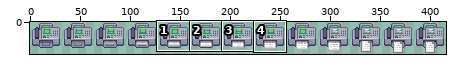
Sprite sheet -- Resources/Textures/Structures/Machines/fax_machine.rsi/printing.png. The picture above shows the old version from afar; the outline marks the close-up.
Close-up. As it was:
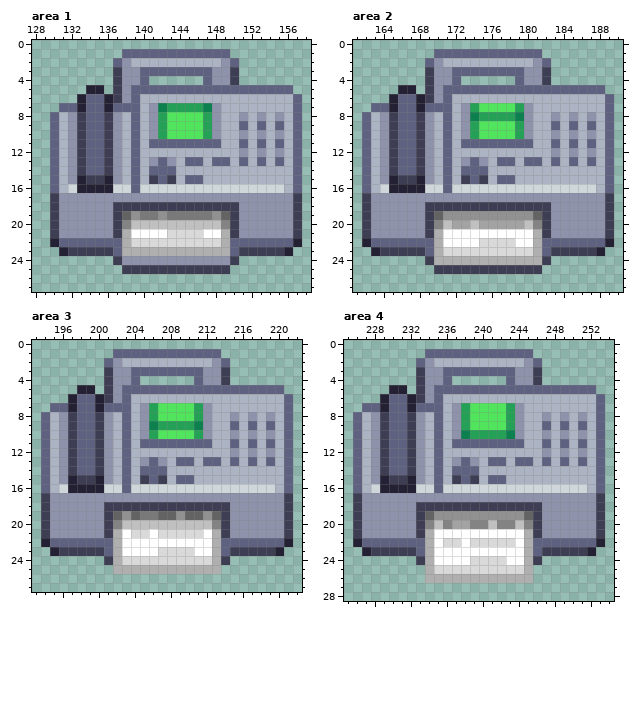
The file is 416x32 pixels. Colours within 5 levels of each other are drawn and written as one. Shown: area 1: x 128..158, y 0..27; area 2: x 161..190, y 0..27; area 3: x 193..222, y 0..27; area 4: x 225..254, y 0..28. The commit also changed other parts of the picture, which this record leaves out.
Now the later version:
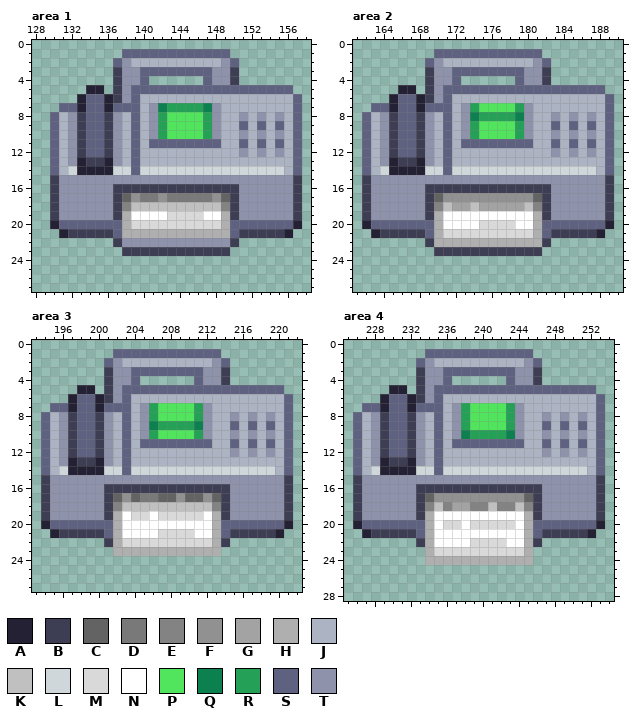
Palette (. is transparent): A #232133  B #3d3d54  C #636363  D #797979  E #838383  F #919191  G #a3a3a3  H #afafaf  J #acb3c2  K #c0c0c0  L #cfd7da  M #d9d9d9  N #ffffff  P #50e55d  Q #0d8050  R #24a157  S #5e6180  T #8e92ab
Difference:
Area 1:
y 13: x 133..136 BSSB -> ABBA; x 141..143 TST -> JJJ; x 145..146 SS -> JJ; x 148..149 SS -> JJ; x 151 S -> J; x 153 S -> J; x 155 S -> J
y 14: x 132..138 TBSSBTJ -> LAAAALL; x 140..155 JSSSJJJJJJJJJJJJ -> LLLLLLLLLLLLLLLL
y 15: x 130..131 SJ -> BT; x 133..136 ABBA -> TTTT; x 138..157 JSJBSBJSSJJJJJJJJJJS -> TTTTTTTTTTTTTTTTTTTB
y 16: x 130..157 SJLAAAALLSLLLLLLLLLLLLLLLLJS -> BTTTTTTBBBBBBBBBBBBBBTTTTTTB
y 17: x 137..150 TTTTTTTTTTTTTT -> BCFDDFDDDDDFCB
y 18: x 138..149 BBBBBBBBBBBB -> EKKKKKKKKKKE
y 19: x 138..149 CFDDFDDDDDFC -> HNNNNMMMMNNH
y 20: x 130..157 BTTTTTTBEKKKKKKKKKKEBTTTTTTB -> ASSSSSSSHMMMMMMMMMMHSSSSSSSA
y 21: x 130..137 BTTTTTTB -> .ABBBBBS; x 139..148 NNNNMMMMNN -> HHHHHHHHHH; x 150..157 BTTTTTTB -> SBBBBBA.
y 22: x 130..157 ASSSSSSSHMMMMMMMMMMHSSSSSSSA -> .......BTTTTTTTTTTTTB.......
y 23: x 131..156 ABBBBBSHHHHHHHHHHHHSBBBBBA -> .......BBBBBBBBBBBB.......
y 24: x 137..150 BTTTTTTTTTTTTB -> ..............
y 25: x 138..149 BBBBBBBBBBBB -> ............
Area 2:
y 13: x 165..168 BSSB -> ABBA; x 173..175 TST -> JJJ; x 177..178 SS -> JJ; x 180..181 SS -> JJ; x 183 S -> J; x 185 S -> J; x 187 S -> J
y 14: x 164..170 TBSSBTJ -> LAAAALL; x 172..187 JSSSJJJJJJJJJJJJ -> LLLLLLLLLLLLLLLL
y 15: x 162..163 SJ -> BT; x 165..168 ABBA -> TTTT; x 170..189 JSJBSBJSSJJJJJJJJJJS -> TTTTTTTTTTTTTTTTTTTB
y 16: x 162..189 SJLAAAALLSLLLLLLLLLLLLLLLLJS -> BTTTTTTBBBBBBBBBBBBBBTTTTTTB
y 17: x 169..182 TTTTTTTTTTTTTT -> BCFFFFFFFFFFCB
y 18: x 170..181 BBBBBBBBBBBB -> EKGGKGGGGGKE
y 19: x 170..181 CFFFFFFFFFFC -> HNNNNNNNNNNH
y 20: x 162..189 BTTTTTTBEKGGKGGGGGKEBTTTTTTB -> ASSSSSSSHNNNNMMMMNNHSSSSSSSA
y 21: x 162..169 BTTTTTTB -> .ABBBBBS; x 171..180 NNNNNNNNNN -> MMMMMMMMMM; x 182..189 BTTTTTTB -> SBBBBBA.
y 22: x 162..169 ASSSSSSS -> .......B; x 171..180 NNNNMMMMNN -> HHHHHHHHHH; x 182..189 SSSSSSSA -> B.......
y 23: x 163..188 ABBBBBSHMMMMMMMMMMHSBBBBBA -> .......BBBBBBBBBBBB.......
y 24: x 169..182 BHHHHHHHHHHHHB -> ..............
y 25: x 170..181 BBBBBBBBBBBB -> ............
Area 3:
y 13: x 197..200 BSSB -> ABBA; x 205..207 TST -> JJJ; x 209..210 SS -> JJ; x 212..213 SS -> JJ; x 215 S -> J; x 217 S -> J; x 219 S -> J
y 14: x 196..202 TBSSBTJ -> LAAAALL; x 204..219 JSSSJJJJJJJJJJJJ -> LLLLLLLLLLLLLLLL
y 15: x 194..195 SJ -> BT; x 197..200 ABBA -> TTTT; x 202..221 JSJBSBJSSJJJJJJJJJJS -> TTTTTTTTTTTTTTTTTTTB
y 16: x 194..221 SJLAAAALLSLLLLLLLLLLLLLLLLJS -> BTTTTTTBBBBBBBBBBBBBBTTTTTTB
y 17: x 201..214 TTTTTTTTTTTTTT -> BCFCDDCCFCCFCB
y 18: x 202..213 BBBBBBBBBBBB -> EKKKKKKKKKKE
y 19: x 202..213 CFCDDCCFCCFC -> HNMMNMMMMMNH
y 20: x 194..221 BTTTTTTBEKKKKKKKKKKEBTTTTTTB -> ASSSSSSSHNNNNNNNNNNHSSSSSSSA
y 21: x 194..201 BTTTTTTB -> .ABBBBBS; x 204..205 MM -> NN; x 211 M -> N; x 214..221 BTTTTTTB -> SBBBBBA.
y 22: x 194..201 ASSSSSSS -> .......B; x 203..212 NNNNNNNNNN -> MMMMMMMMMM; x 214..221 SSSSSSSA -> B.......
y 23: x 195..201 ABBBBBS -> .......; x 203..212 NNNNMMMMNN -> HHHHHHHHHH; x 214..220 SBBBBBA -> .......
y 24: x 201..214 BHMMMMMMMMMMHB -> ..............
y 25: x 202..213 HHHHHHHHHHHH -> ............
Area 4:
y 13: x 229..232 BSSB -> ABBA; x 237..239 TST -> JJJ; x 241..242 SS -> JJ; x 244..245 SS -> JJ; x 247 S -> J; x 249 S -> J; x 251 S -> J
y 14: x 228..234 TBSSBTJ -> LAAAALL; x 236..251 JSSSJJJJJJJJJJJJ -> LLLLLLLLLLLLLLLL
y 15: x 226..227 SJ -> BT; x 229..232 ABBA -> TTTT; x 234..253 JSJBSBJSSJJJJJJJJJJS -> TTTTTTTTTTTTTTTTTTTB
y 16: x 226..253 SJLAAAALLSLLLLLLLLLLLLLLLLJS -> BTTTTTTBBBBBBBBBBBBBBTTTTTTB
y 17: x 233..246 TTTTTTTTTTTTTT -> BCFFFFFFFFFFCB
y 18: x 234..245 BBBBBBBBBBBB -> EKEGGEEKEEKE
y 19: x 234..245 CFFFFFFFFFFC -> HNNNNNNNNNNH
y 20: x 226..253 BTTTTTTBEKEGGEEKEEKEBTTTTTTB -> ASSSSSSSHNMMNMMMMMNHSSSSSSSA
y 21: x 226..233 BTTTTTTB -> .ABBBBBS; x 246..253 BTTTTTTB -> SBBBBBA.
y 22: x 226..233 ASSSSSSS -> .......B; x 236..237 MM -> NN; x 243 M -> N; x 246..253 SSSSSSSA -> B.......
y 23: x 227..233 ABBBBBS -> .......; x 235..244 NNNNNNNNNN -> MMMMMMMMMM; x 246..252 SBBBBBA -> .......
y 24: x 233 B -> .; x 235..244 NNNNMMMMNN -> HHHHHHHHHH; x 246 B -> .
y 25: x 234..245 HMMMMMMMMMMH -> ............
y 26: x 234..245 HHHHHHHHHHHH -> ............
